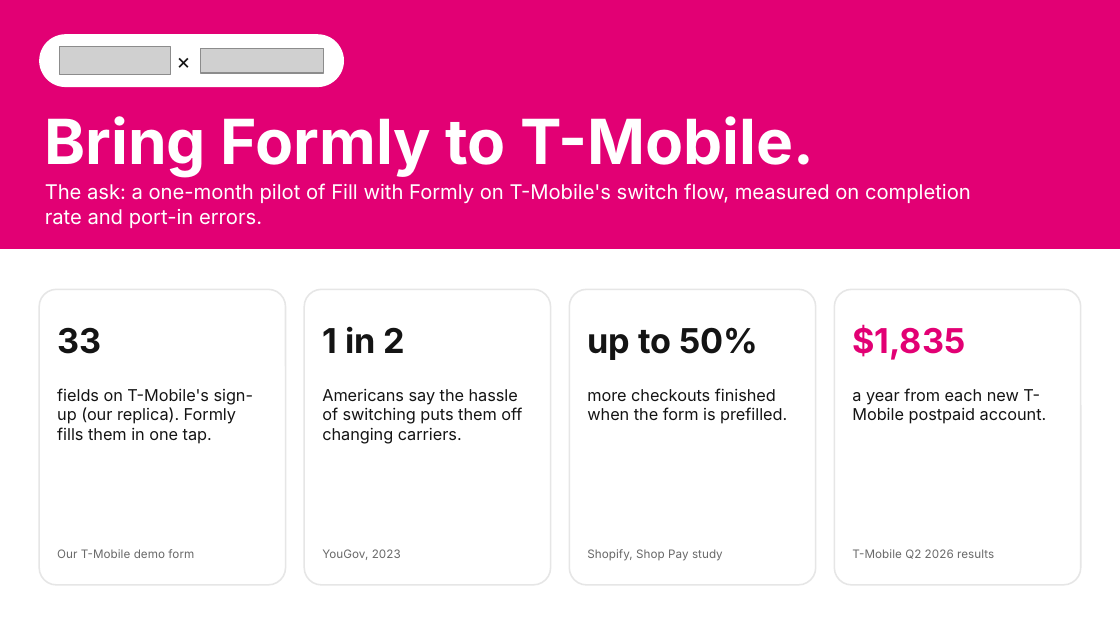
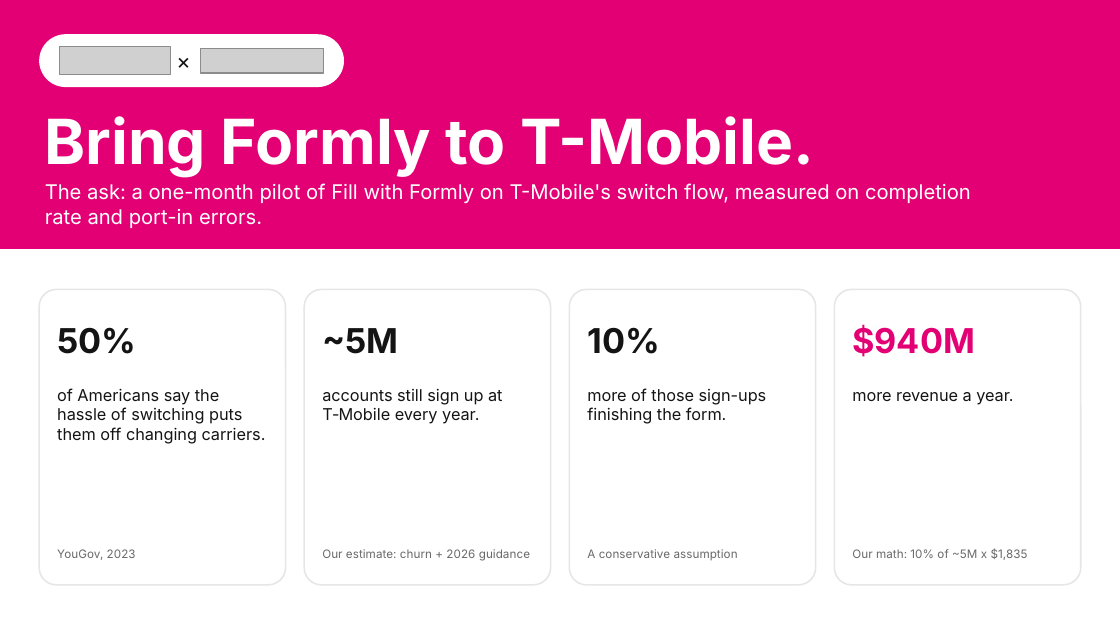
Before and after one commit to salvobonsma/DubHacks2026, a slide deck: slide 8 of deck/Formly-deck.pptx (slide 6 before the commit). Drawn at 1120x630 pixels with LibreOffice and Linux fonts; fonts in the diff are those of the drawing; grey boxes stand for pictures. Boxes give left, top, right and bottom in pixels: in the first picture for what was removed or moved away, otherwise in the second. Text is boxed around its words. In the diff, an @@ line names an element or a change of style, - is before the commit and + after.

```diff
--- a/deck/Formly-deck.pptx
+++ b/deck/Formly-deck.pptx
@@ text at (57,327,136,354): text changed @@
-33
+50%
@@ text at (322,328,398,354): text changed @@
-1 in 2
+~5M
@@ text at (587,327,659,354): text changed @@
-up to 50%
+10%
@@ text at (852,325,974,357): text changed @@
-$1,835
+$940M
@@ text at (57,388,266,444): text changed @@
-Americans say the hassle of switching puts them off changing carriers.
+of Americans say the hassle of switching puts them off changing carriers.
@@ text removed at (57,388,254,444) @@
-fields on T-Mobile's sign-up (our replica). Formly fills them in one tap.
@@ text added at (322,389,502,424), 10.5 pt, text #141414 @@
+accounts still sign up at T‑Mobile every year.
@@ text at (587,388,767,424): text changed @@
-more checkouts finished when the form is prefilled.
+more of those sign-ups finishing the form.
@@ text at (852,392,1013,405): text changed @@
-a year from each new T-Mobile postpaid account.
+more revenue a year.
@@ text "YouGov, 2023": place and size @@
-text "YouGov, 2023" at (322,549,401,560)
+text "YouGov, 2023" at (57,549,136,560)
@@ text removed at (57,549,194,558) @@
-Our T-Mobile demo form
@@ text added at (322,549,530,561), 7.5 pt, text #6A6A6A @@
+Our estimate: churn + 2026 guidance
@@ text at (587,549,738,560): text changed @@
-Shopify, Shop Pay study
+A conservative assumption
@@ text at (852,548,1028,560): text changed @@
-T-Mobile Q2 2026 results
+Our math: 10% of ~5M x $1,835
```
Also in this commit, not shown: 3 slides added, 2 slides removed, 3 other files.
